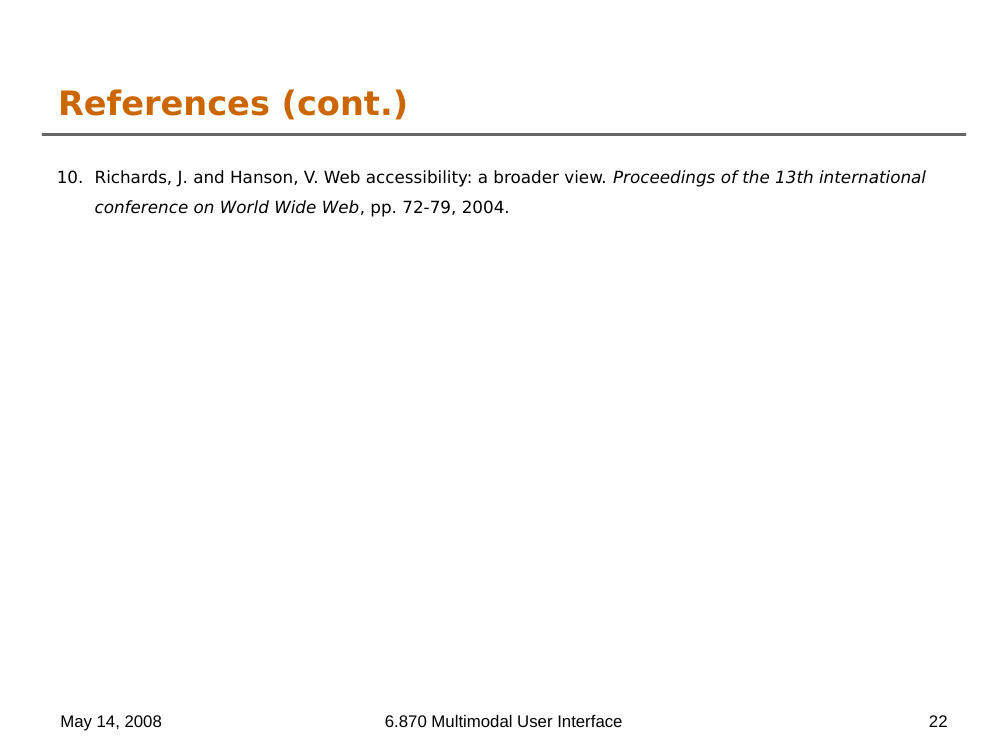
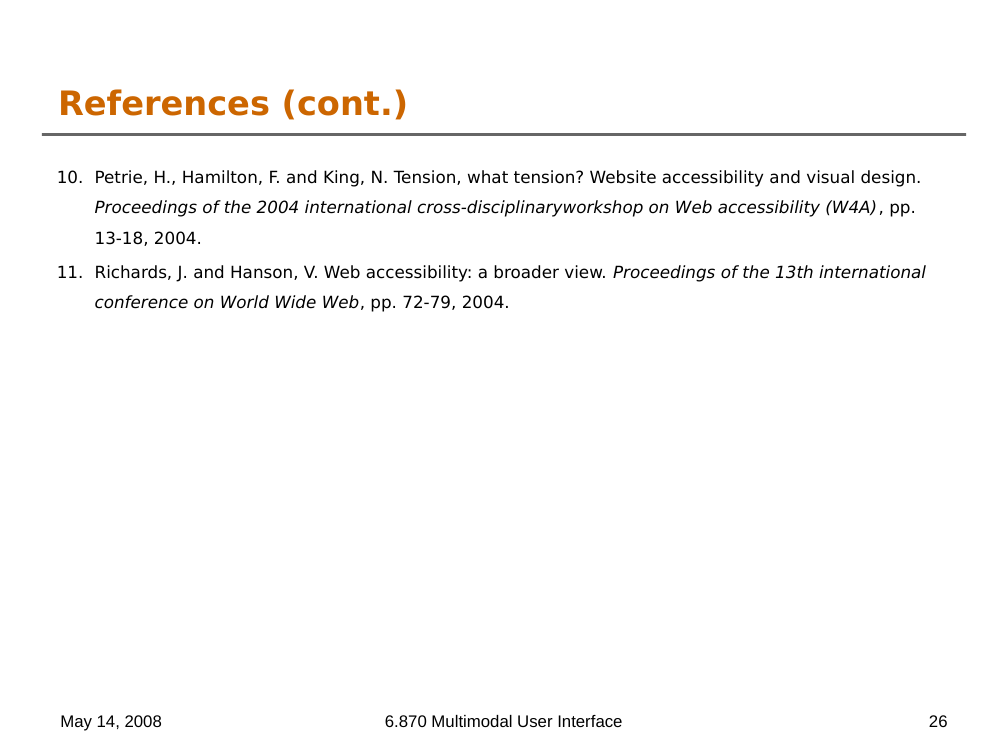
Before and after one commit to oshanis/webnnel, a slide deck: slide 26 of docs/6.870 Final Project Presentation.ppt (slide 22 before the commit). Drawn at 1008x756 pixels with LibreOffice and Linux fonts; fonts in the diff are those of the drawing; background and template pictures are left out. Boxes give left, top, right and bottom in pixels: in the first picture for what was removed or moved away, otherwise in the second. Text is boxed around its words. In the diff, an @@ line names an element or a change of style, - is before the commit and + after.

```diff
--- a/docs/6.870 Final Project Presentation.ppt
+++ b/docs/6.870 Final Project Presentation.ppt
@@ text at (95, 170, 922, 246): paragraph added @@
+10. Petrie, H., Hamilton, F. and King, N. Tension, what tension? Website accessibility and visual design. Proceedings of the 2004 international cross-disciplinaryworkshop on Web accessibility (W4A), pp. 13-18, 2004.
@@ page number at (929, 715, 948, 727): text changed @@
-22
+26
```
Also in this commit, not shown: 10 other slides changed, 4 slides added.
